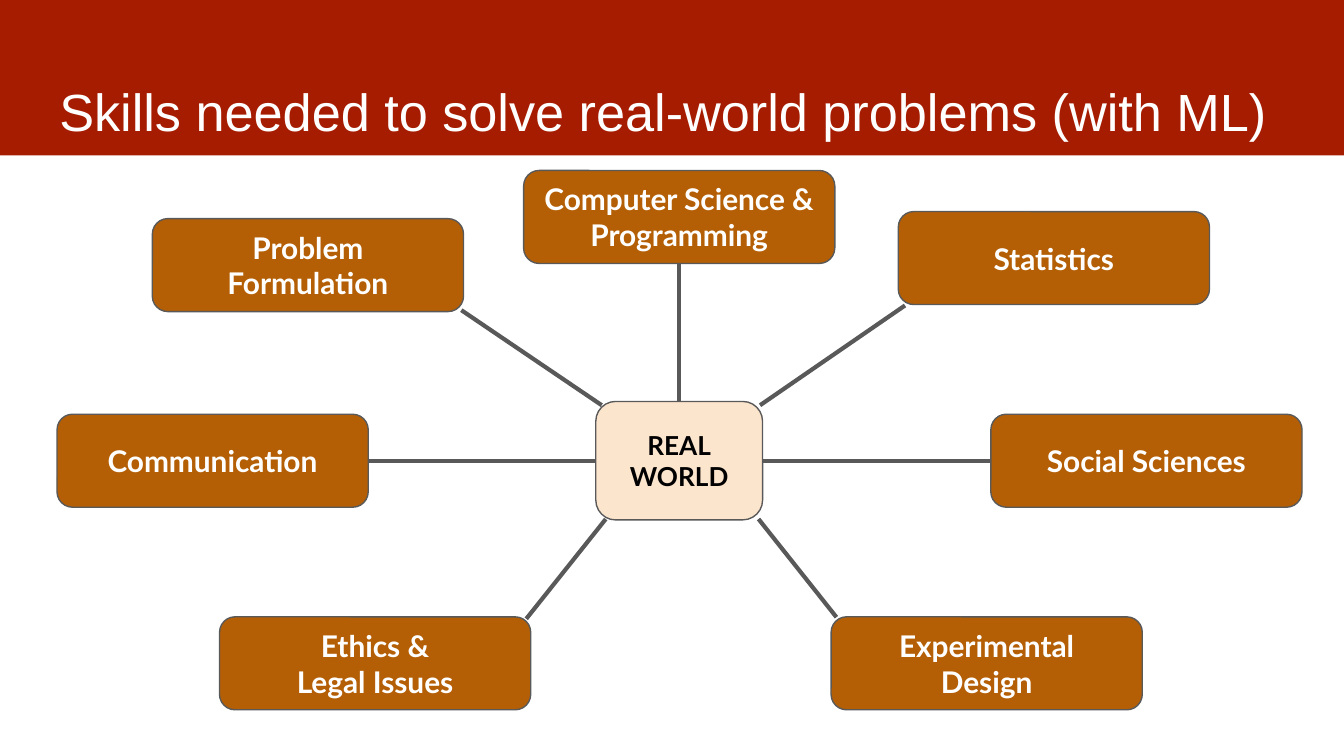
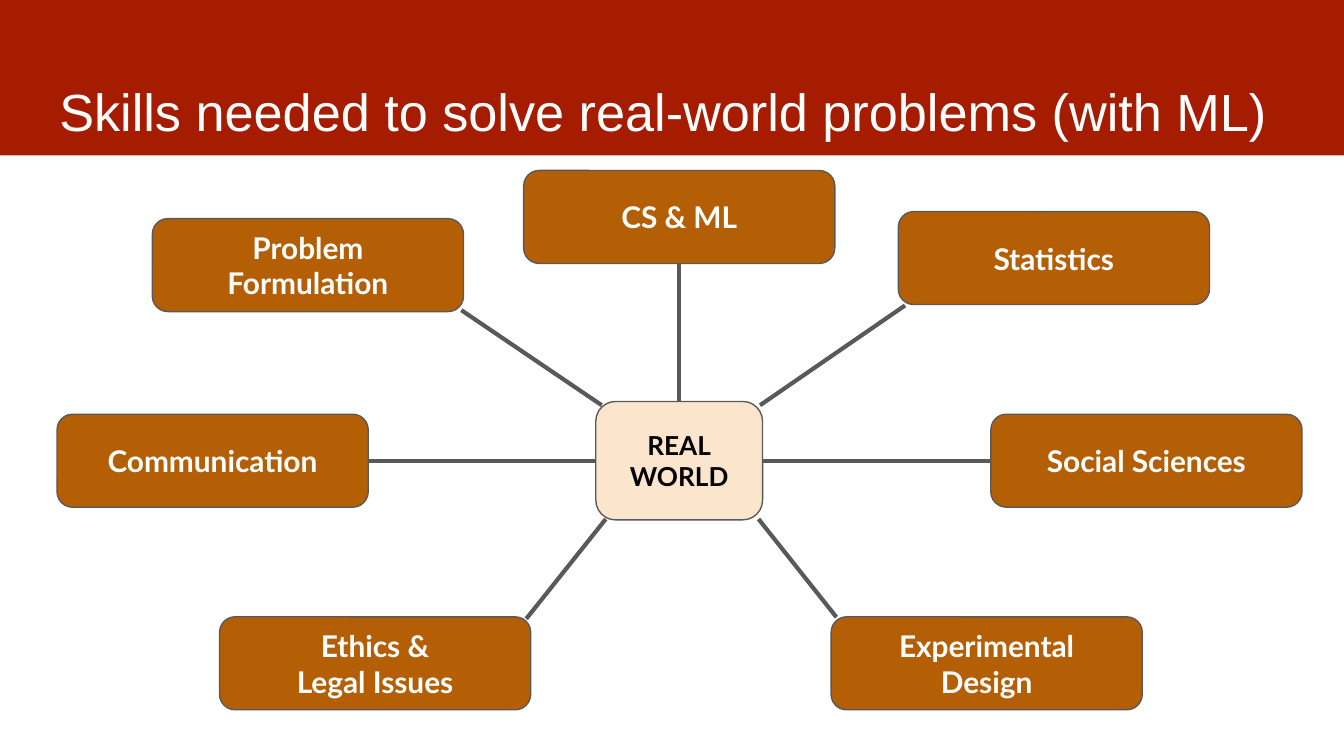
Before and after one commit to dssg/MLinPractice, a slide deck: slide 9 of Lectures/Lecture1-ClassOverview.pptx. Drawn at 1344x756 pixels with LibreOffice and Linux fonts; fonts in the diff are those of the drawing. Boxes give left, top, right and bottom in pixels: in the first picture for what was removed or moved away, otherwise in the second. Text is boxed around its words. In the diff, an @@ line names an element or a change of style, - is before the commit and + after.

```diff
--- a/Lectures/Lecture1-ClassOverview.pptx
+++ b/Lectures/Lecture1-ClassOverview.pptx
@@ text in rounded rectangle at (621, 206, 737, 229): text changed @@
-Computer Science &
-Programming
+CS & ML
```
Also in this commit, not shown: 7 other slides changed.
